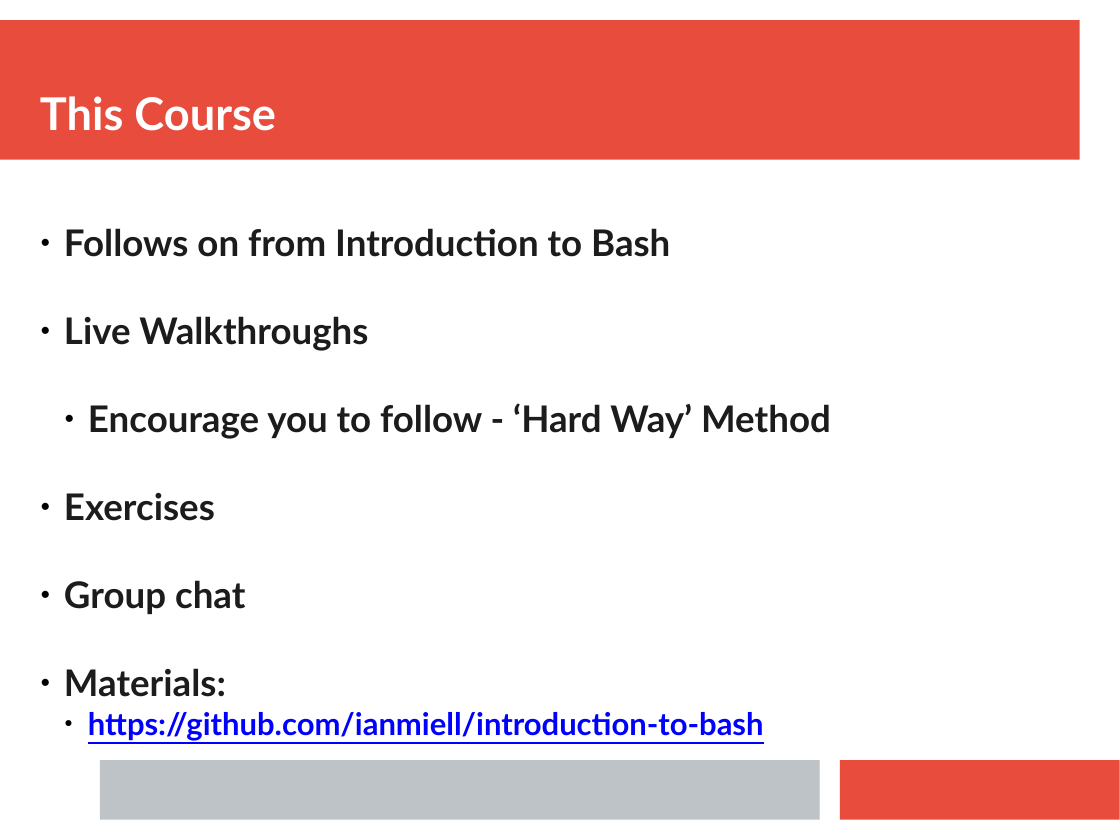
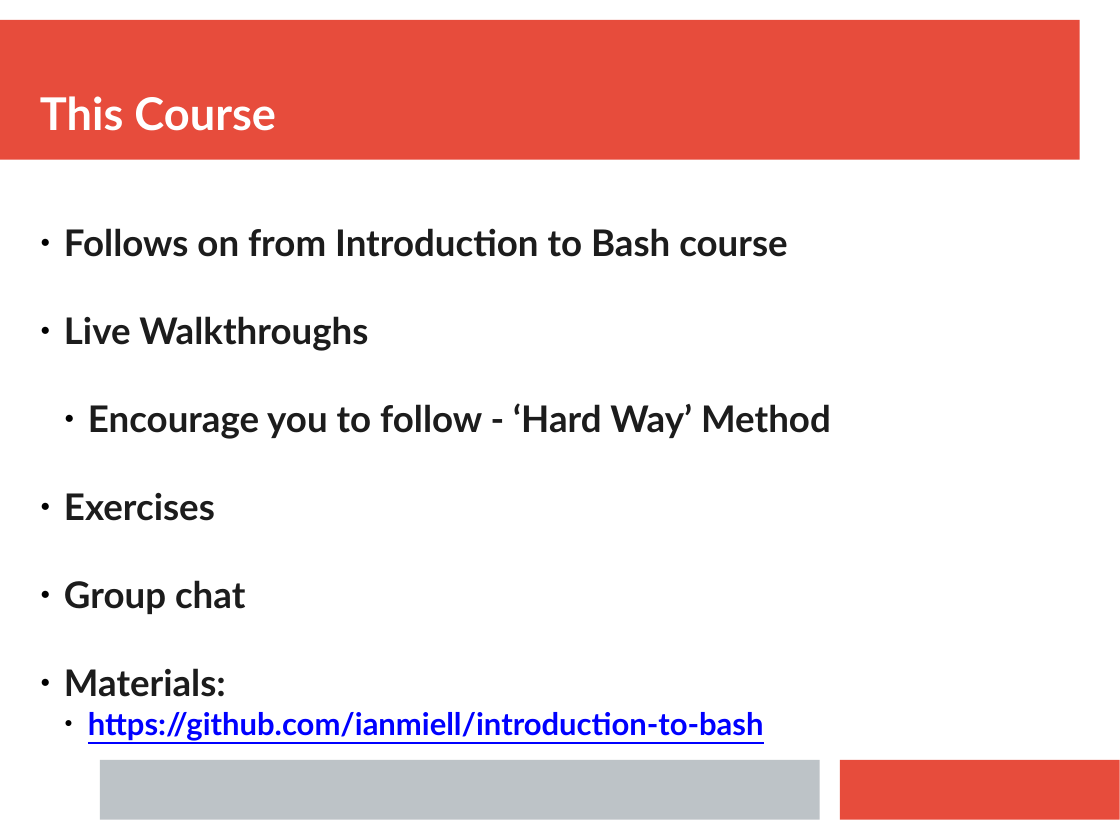
Before and after one commit to ianmiell/bash-next-steps, a slide deck: slide 3 of slides/bash_next_steps.pptx. Drawn at 1120x840 pixels with LibreOffice and Linux fonts; fonts in the diff are those of the drawing. Boxes give left, top, right and bottom in pixels: in the first picture for what was removed or moved away, otherwise in the second. Text is boxed around its words. In the diff, an @@ line names an element or a change of style, - is before the commit and + after.

Commit message:
ppt

```diff
--- a/slides/bash_next_steps.pptx
+++ b/slides/bash_next_steps.pptx
@@ text at [64,228,787,257]: text changed @@
-● Follows on from Introduction to Bash
+● Follows on from Introduction to Bash course
```
Also in this commit, not shown: 2 other slides changed, 2 slides added, 40 slides removed, 1 other file.
